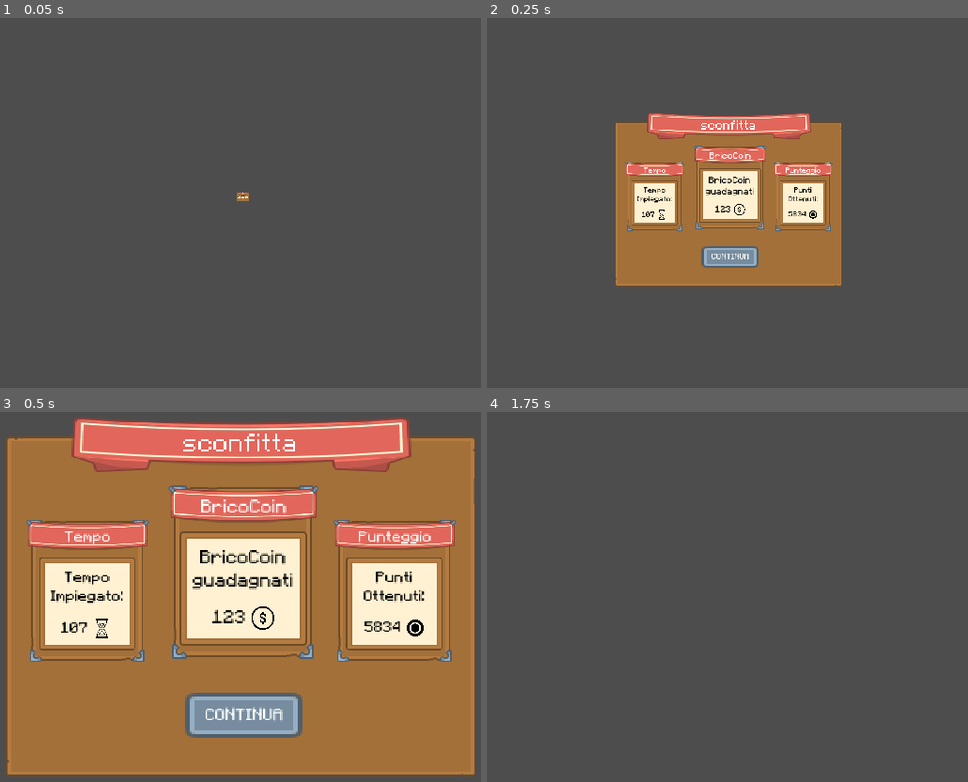
Above: before the commit, frames 1-4 (two rows, left to right).
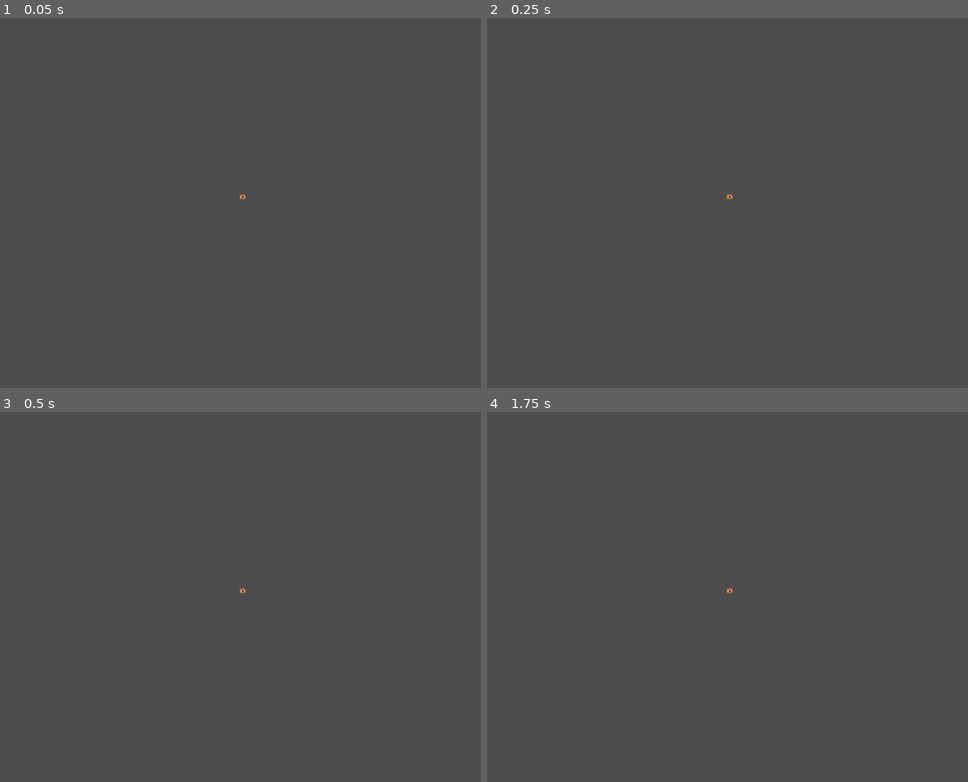
Above: after the commit, the same moments.

Repository: oleksandrkushnir1/lan-party-24-25
Game: Godot game, scene res://menu_vittoria.tscn
Two runs of this game, one before a commit and one after it. Both use one fixed random seed, a clock stepped at 60 frames per second and the inputs below.
Inputs (mouse positions are in pixels of both pictures, inside the frame that each line leads up to):
- Up to frame 1 (0.05 s): no input
- Up to frame 2 (0.25 s): no input
- Up to frame 3 (0.5 s): no input
- Up to frame 4 (1.75 s): click "CONTINUA" at 0.5 s; click (727, 593) at 1.25 s, where only the run after the commit has a clickable "CONTINUA"

The runs differ from the first frame. In frame 1, less than 0.1% of the frame differs, in the area x 49-52%, y 47-50%; in frame 2, 22%; in frame 3, 92%, in the area x 1-99%, y 1-99%; in frame 4, less than 0.1%.

Commit message:
modificato menu, aggiunto static method

Diff:
--- a/menu/menu_vittoria.gd
+++ b/menu/menu_vittoria.gd
@@ -1,33 +1,60 @@
 extends Control
+class_name menu
+
+const MENU = preload("res://menu/menu_vittoria.tscn")
+
 @onready var tempo_impiegato: Label = $Card/TempoTab/DescriptionTempo/containerdati/TempoImpiegato
 @onready var bricoguadagnati: Label = $Card/CoinTab/DescriptionBricoCoin/containerdati/Bricoguadagnati
 @onready var punteggioottenuto: Label = $Card/PointTab/Descriptionpunteggio/containerdati/punteggioottenuto
-
 @onready var titolo: Label = $TitoloSprite/titolo
 
 @onready var bottonedes: TextureButton = $bottonedes
 
 @onready var animation_player: AnimationPlayer = $AnimationPlayer
 
+@onready var menu_generale: Control = $"."
+
+var tempo:int
+var punteggio:int
+var bricoCoin:int
+var Vittoria:bool
+
 func _ready() -> void:
-	compila_scheda(randi_range(100,200))
+	compila_scheda()
 
-func compila_scheda(tempoInt:int, Vittoria: bool = false):
+static func creaMenu(tempoInt:int,punteggioFun = 0, bricoCoinFun = 0, VittoriaFun:bool = true):
+	var nuovo_menu = MENU.instantiate()
+	nuovo_menu.tempo = tempoInt
+	nuovo_menu.punteggio = punteggioFun
+	nuovo_menu.bricoCoin = bricoCoinFun
+	nuovo_menu.Vittoria = VittoriaFun
+	return nuovo_menu
+
+
+func compila_scheda():
+
 	get_tree().paused = true
 	$".".visible = true
 	var text = func():
-		if !Vittoria:
+		if !self.Vittoria:
 			return "sconfitta"
 		return "vittoria"
 	titolo.text = text.call()
-	tempo_impiegato.text = str(tempoInt)
-	bricoguadagnati.text = str(randi_range(100,400))
-	punteggioottenuto.text = str(randi_range(1000,6000))
+	tempo_impiegato.text = str(self.tempo)
+	bricoguadagnati.text = str(self.bricoCoin)
+	punteggioottenuto.text = str(self.punteggio)
+	self.global_position = Vector2(592,291)
+
 	animation_player.play("apparizione")
 
 func cancella_menu():
+	get_tree().paused = false
 	animation_player.play_backwards("apparizione")
 	await animation_player.animation_finished
+	if $"..".has_method("prossimaScena"):
+		$"..".prossimaScena()
+	else:
+		print_rich("[color=orange] manca il metodo [color=aqua]prossimaScena()[color=orange], rinominare o cambiare percorso in [color=yellow] menu_vittoria.gd [color=aqua] riga 53-54")
 	queue_free()
 
 func _on_bottonedes_pressed() -> void:
--- a/menu/menu_vittoria.tscn
+++ b/menu/menu_vittoria.tscn
@@ -1,17 +1,17 @@
 [gd_scene load_steps=16 format=3 uid="uid://ckyiqs8iaextm"]
 
-[ext_resource type="Script" path="res://menu_vittoria.gd" id="1_2ra2b"]
-[ext_resource type="Texture2D" uid="uid://b6dyotyj20gln" path="res://Vector/panel_brown_damaged_dark.svg" id="2_a530w"]
-[ext_resource type="Texture2D" uid="uid://cpbu4rui7ogx3" path="res://Vector/banner_classic_curtain.svg" id="2_vhspx"]
-[ext_resource type="Texture2D" uid="uid://vriuv6nsppl4" path="res://Vector/panel_border_brown.svg" id="3_cemqf"]
-[ext_resource type="Texture2D" uid="uid://dx6flxap108a2" path="res://Vector/banner_hanging.svg" id="3_rij82"]
-[ext_resource type="Texture2D" uid="uid://ihe2y75xvnhi" path="res://Vector/panel_brown.svg" id="4_r7ut4"]
-[ext_resource type="FontFile" uid="uid://kphugf2my440" path="res://temi/MinecraftRegular-Bmg3.otf" id="5_e5yme"]
-[ext_resource type="Theme" uid="uid://cvgbspybigvp1" path="res://temi/fonttheme.tres" id="5_ei0tr"]
-[ext_resource type="Texture2D" uid="uid://d2ne3e67prdx8" path="res://images/hourglass.png" id="6_lo8d8"]
-[ext_resource type="Texture2D" uid="uid://ddbjmifkvun0q" path="res://images/coin.png" id="7_dsu20"]
-[ext_resource type="Texture2D" uid="uid://tl6pem8ff8ox" path="res://images/points.png" id="8_3f61d"]
-[ext_resource type="Texture2D" uid="uid://cuss06u45ofnq" path="res://Vector/button_grey.svg" id="8_pj1lb"]
+[ext_resource type="Script" path="res://menu/menu_vittoria.gd" id="1_2ra2b"]
+[ext_resource type="Texture2D" uid="uid://b6dyotyj20gln" path="res://menu/Vector/panel_brown_damaged_dark.svg" id="2_a530w"]
+[ext_resource type="Texture2D" uid="uid://cpbu4rui7ogx3" path="res://menu/Vector/banner_classic_curtain.svg" id="2_vhspx"]
+[ext_resource type="Texture2D" uid="uid://vriuv6nsppl4" path="res://menu/Vector/panel_border_brown.svg" id="3_cemqf"]
+[ext_resource type="Texture2D" uid="uid://dx6flxap108a2" path="res://menu/Vector/banner_hanging.svg" id="3_rij82"]
+[ext_resource type="Texture2D" uid="uid://ihe2y75xvnhi" path="res://menu/Vector/panel_brown.svg" id="4_r7ut4"]
+[ext_resource type="FontFile" uid="uid://kphugf2my440" path="res://menu/temi/MinecraftRegular-Bmg3.otf" id="5_e5yme"]
+[ext_resource type="Theme" uid="uid://cvgbspybigvp1" path="res://menu/temi/fonttheme.tres" id="5_ei0tr"]
+[ext_resource type="Texture2D" uid="uid://d2ne3e67prdx8" path="res://menu/images/hourglass.png" id="6_lo8d8"]
+[ext_resource type="Texture2D" uid="uid://ddbjmifkvun0q" path="res://menu/images/coin.png" id="7_dsu20"]
+[ext_resource type="Texture2D" uid="uid://tl6pem8ff8ox" path="res://menu/images/points.png" id="8_3f61d"]
+[ext_resource type="Texture2D" uid="uid://cuss06u45ofnq" path="res://menu/Vector/button_grey.svg" id="8_pj1lb"]
 
 [sub_resource type="Animation" id="Animation_n7nll"]
 length = 0.001
@@ -52,6 +52,7 @@
 
 [node name="menuGenerale" type="Control"]
 process_mode = 3
+z_index = 100
 custom_minimum_size = Vector2(500, 400)
 layout_mode = 3
 anchors_preset = 8
